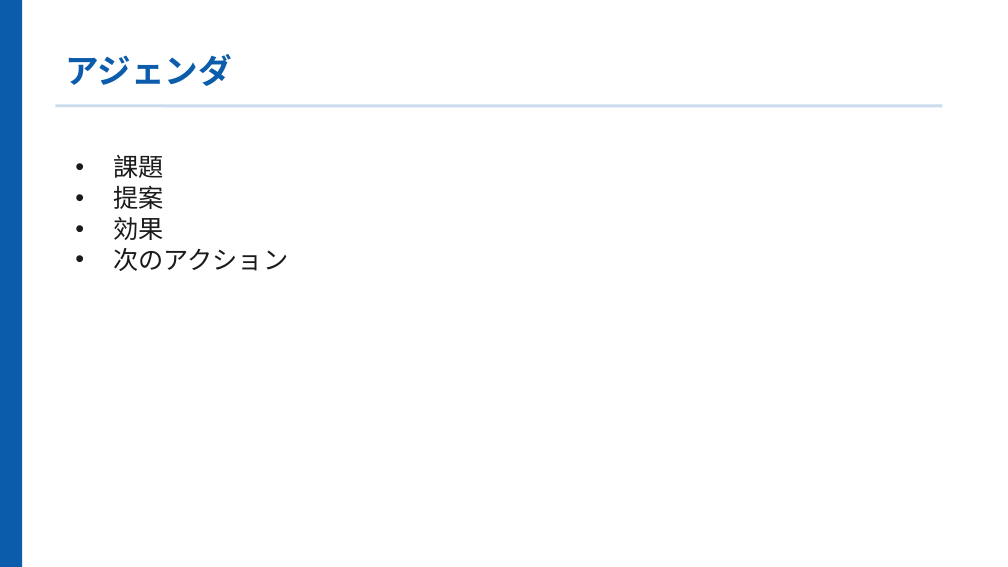
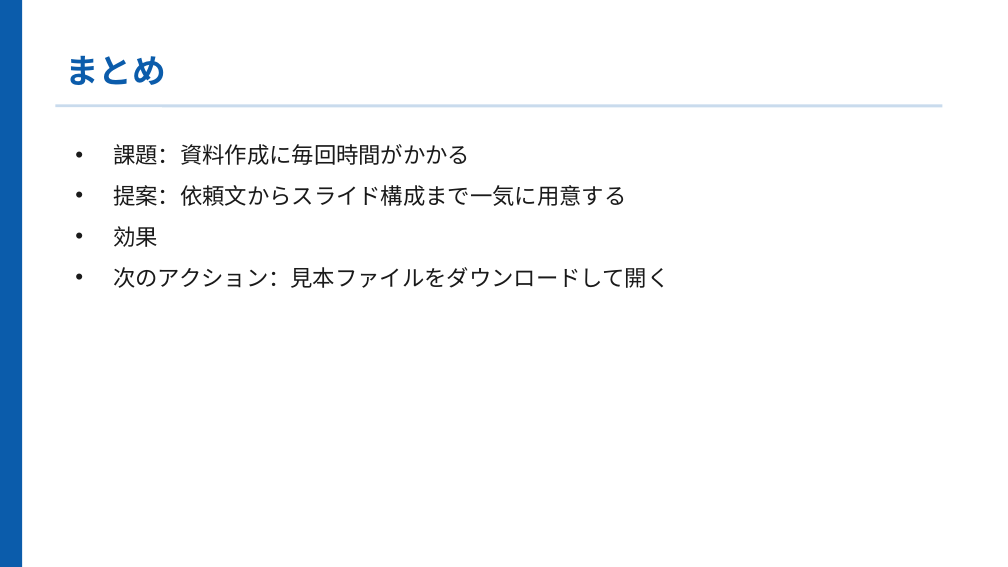
Before and after one commit to shenmixingye08-design/atlas-app, a slide deck: slide 11 of public/samples/sales-deck.pptx (slide 2 before the commit). Drawn at 1008x567 pixels with LibreOffice and Linux fonts; fonts in the diff are those of the drawing. Boxes give left, top, right and bottom in pixels: in the first picture for what was removed or moved away, otherwise in the second. Text is boxed around its words. In the diff, an @@ line names an element or a change of style, - is before the commit and + after.

```diff
--- a/public/samples/sales-deck.pptx
+++ b/public/samples/sales-deck.pptx
@@ text at <box>65,55,166,85</box>: text changed; font Calibri to Noto Sans CJK JP @@
-アジェンダ
+まとめ
@@ text "課題：資料作成に毎回時間がかかる": place and size @@
-text "課題：資料作成に毎回時間がかかる" at <box>113,155,288,271</box>
+text "課題：資料作成に毎回時間がかかる" at <box>113,144,669,288</box>
@@ text at <box>113,144,626,206</box>: text changed; size 18 to 16 pt; font Calibri to Noto Sans CJK JP @@
-• 課題
-• 提案
+• 課題：資料作成に毎回時間がかかる
+• 提案：依頼文からスライド構成まで一気に用意する
@@ text at <box>113,226,158,247</box>: size 18 to 16 pt, font Calibri to Noto Sans CJK JP in "効果"; line spacing 22pt to 1; more space between paragraphs @@
@@ text at <box>113,267,669,288</box>: text changed; size 18 to 16 pt; font Calibri to Noto Sans CJK JP @@
-• 次のアクション
+• 次のアクション：見本ファイルをダウンロードして開く
```
Also in this commit, not shown: 10 other slides changed, 1 slide added, 3 slides removed, 12 other files.
